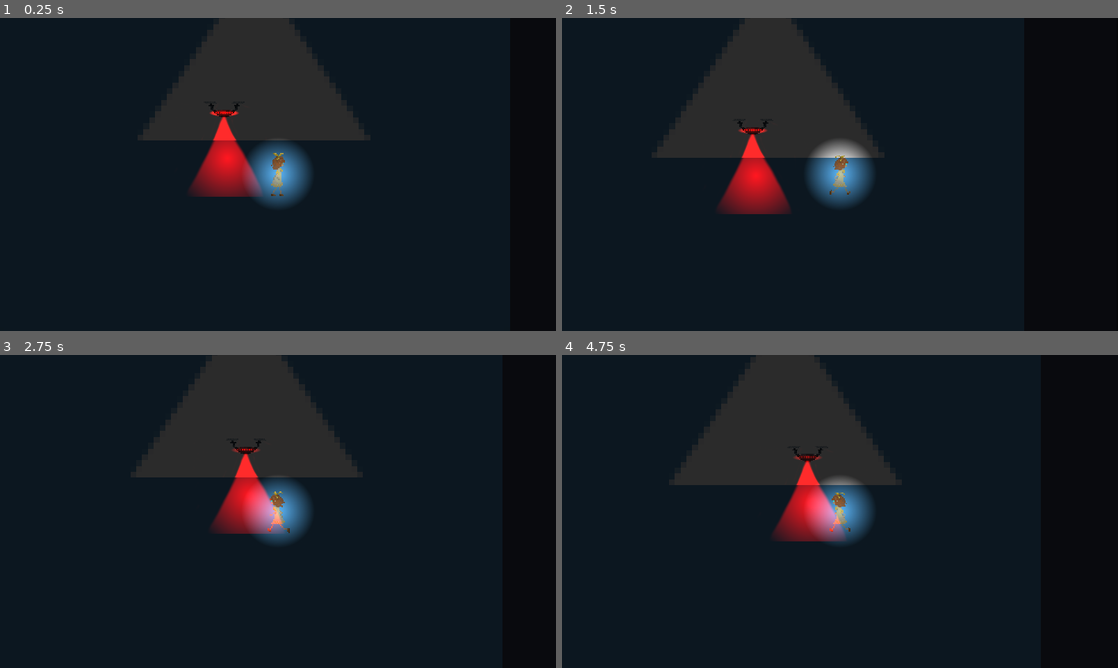
Above: before the commit, frames 1-4 (two rows, left to right).
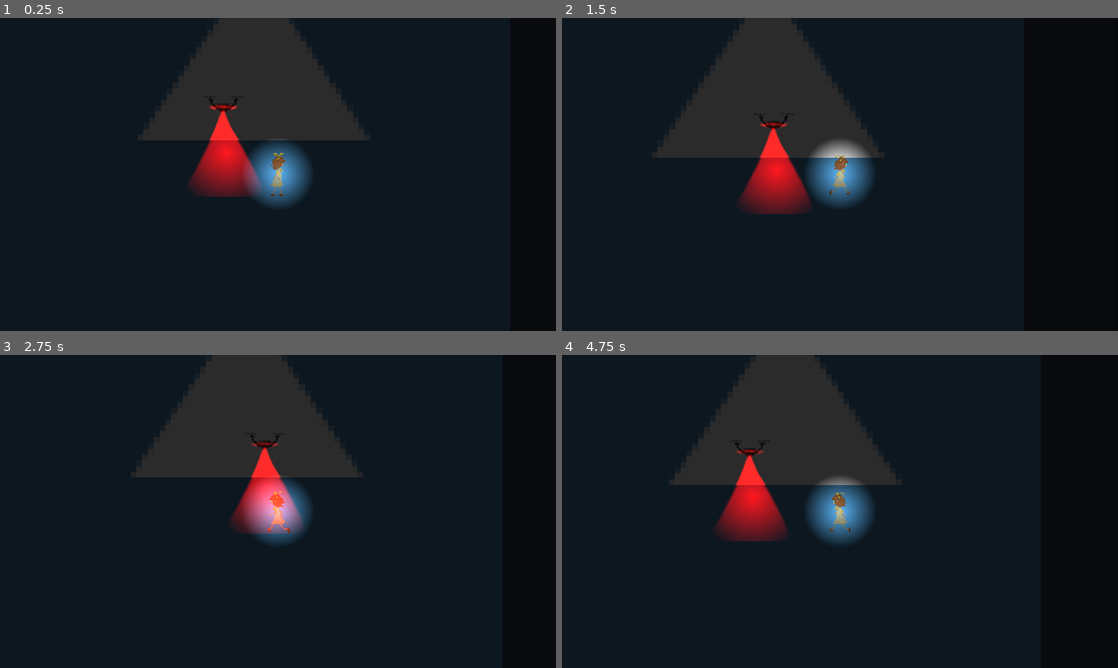
Above: after the commit, the same moments.

Repository: Punniz/Mistrust
Game: Godot game, scene res://world.tscn
Same seed, same stepped clock (60 frames per second), same inputs: the game is played once before the commit and once after it. The engine's default icon, where the game draws it, is replaced by a stand-in: a white triangle on a blue panel in a dark square.
Inputs:
- Up to frame 1 (0.25 s): no input
- Up to frame 2 (1.5 s): tap Enter at 0.5 s; hold Space (interact) 0.53-1.28 s; hold D (move_right) from 0.53 s (still down); tap W (move_up) at 0.77 s; tap Space (interact) at 1.35 s
- Up to frame 3 (2.75 s): tap W (move_up) at 1.52 s; release D (move_right) at 2.03 s; hold A (move_left) from 2.03 s (still down); hold Space (interact) from 2.03 s (still down)
- Up to frame 4 (4.75 s): release A (move_left) at 2.78 s; release Space (interact) at 2.78 s; hold D (move_right) 2.78-4.28 s; tap Space (interact) at 2.85, 4.35 s; tap W (move_up) at 3.02, 3.77, 4.52 s; hold Space (interact) 3.53-4.28 s; hold A (move_left) from 4.28 s (still down)

The runs differ from the first frame. In frame 1, 0.9% of the frame differs, in the area x 33-47%, y 25-58%; in frame 2, 2.7%; in frame 3, 2.5%; in frame 4, 3.9%, in the area x 27-51%, y 28-60%.

Commit message:
Refactor: Bundle path2D into the Drone scene
Also remake animations which broke during the process

Diff:
--- a/scenes/enemies/drone.tscn
+++ b/scenes/enemies/drone.tscn
@@ -1,17 +1,25 @@
-[gd_scene load_steps=9 format=3 uid="uid://bcdm5gabpcat0"]
+[gd_scene load_steps=10 format=3 uid="uid://bcdm5gabpcat0"]
 
 [ext_resource type="Script" path="res://scripts/enemies/drone.gd" id="1_s7l0p"]
 [ext_resource type="Texture2D" uid="uid://7nkswarvlb02" path="res://assets/enemies/drone_spritesheet.png" id="2_uaesl"]
-[ext_resource type="Script" path="res://scripts/player_detector.gd" id="3_5p8le"]
+[ext_resource type="PackedScene" uid="uid://42mretuad31m" path="res://scenes/enemies/player_detector.tscn" id="3_evsxm"]
 [ext_resource type="Texture2D" uid="uid://ddmb3521gjqf" path="res://light_cone_texture.png" id="3_x2l7k"]
 [ext_resource type="Texture2D" uid="uid://djw24iwowpwyv" path="res://light_texture.png" id="4_e6p22"]
 
+[sub_resource type="Curve2D" id="Curve2D_1ntm2"]
+_data = {
+"points": PackedVector2Array(0, 0, 0, 0, 0, 0, 0, 0, 0, 0, 232, 0)
+}
+point_count = 2
+
 [sub_resource type="Animation" id="Animation_da5xi"]
 resource_name = "RESET"
+length = 0.4
+loop_mode = 1
 tracks/0/type = "value"
 tracks/0/imported = false
 tracks/0/enabled = true
-tracks/0/path = NodePath("Sprite2D:frame")
+tracks/0/path = NodePath("PathFollow2D/Sprite2D:frame")
 tracks/0/interp = 1
 tracks/0/loop_wrap = true
 tracks/0/keys = {
@@ -23,24 +31,24 @@
 tracks/1/type = "value"
 tracks/1/imported = false
 tracks/1/enabled = true
-tracks/1/path = NodePath("LedLight:energy")
+tracks/1/path = NodePath("PathFollow2D/LedLight:energy")
 tracks/1/interp = 1
 tracks/1/loop_wrap = true
 tracks/1/keys = {
 "times": PackedFloat32Array(0),
 "transitions": PackedFloat32Array(1),
 "update": 0,
-"values": [5.0]
+"values": [1.0]
 }
 
-[sub_resource type="Animation" id="Animation_xen6m"]
+[sub_resource type="Animation" id="Animation_bjvdb"]
 resource_name = "move"
 length = 0.4
 loop_mode = 1
 tracks/0/type = "value"
 tracks/0/imported = false
 tracks/0/enabled = true
-tracks/0/path = NodePath("Sprite2D:frame")
+tracks/0/path = NodePath("PathFollow2D/Sprite2D:frame")
 tracks/0/interp = 1
 tracks/0/loop_wrap = true
 tracks/0/keys = {
@@ -52,11 +60,11 @@
 tracks/1/type = "value"
 tracks/1/imported = false
 tracks/1/enabled = true
-tracks/1/path = NodePath("LedLight:energy")
-tracks/1/interp = 2
+tracks/1/path = NodePath("PathFollow2D/LedLight:energy")
+tracks/1/interp = 1
 tracks/1/loop_wrap = true
 tracks/1/keys = {
-"times": PackedFloat32Array(0, 0.2),
+"times": PackedFloat32Array(0, 0.1),
 "transitions": PackedFloat32Array(1, 1),
 "update": 0,
 "values": [1.0, 5.0]
@@ -65,68 +73,50 @@
 [sub_resource type="AnimationLibrary" id="AnimationLibrary_0b8hm"]
 _data = {
 "RESET": SubResource("Animation_da5xi"),
-"move": SubResource("Animation_xen6m")
+"move": SubResource("Animation_bjvdb")
 }
 
-[node name="Drone" type="PathFollow2D"]
-position = Vector2(-4, 58)
+[node name="Drone" type="Path2D"]
+curve = SubResource("Curve2D_1ntm2")
+script = ExtResource("1_s7l0p")
+
+[node name="PathFollow2D" type="PathFollow2D" parent="."]
 rotates = false
 loop = false
-script = ExtResource("1_s7l0p")
 
-[node name="Sprite2D" type="Sprite2D" parent="."]
+[node name="Sprite2D" type="Sprite2D" parent="PathFollow2D"]
 texture = ExtResource("2_uaesl")
 hframes = 4
 
-[node name="PlayerDetector" type="Node2D" parent="."]
-script = ExtResource("3_5p8le")
+[node name="PlayerDetector" parent="PathFollow2D" instance=ExtResource("3_evsxm")]
 
-[node name="Area2D" type="Area2D" parent="PlayerDetector"]
-collision_layer = 0
-collision_mask = 16
+[node name="RayCast2D" type="RayCast2D" parent="PathFollow2D/PlayerDetector/Raycasts" index="0"]
+target_position = Vector2(-90, 250)
+collision_mask = 17
 
-[node name="CollisionPolygon2D" type="CollisionPolygon2D" parent="PlayerDetector/Area2D"]
-polygon = PackedVector2Array(0, 0, -90, 250, 90, 250)
+[node name="RayCast2D2" type="RayCast2D" parent="PathFollow2D/PlayerDetector/Raycasts" index="1"]
+target_position = Vector2(-47, 250)
+collision_mask = 17
 
-[node name="Raycasts" type="Node2D" parent="PlayerDetector"]
-modulate = Color(0.764706, 0.764706, 0, 1)
+[node name="RayCast2D3" type="RayCast2D" parent="PathFollow2D/PlayerDetector/Raycasts" index="2"]
+target_position = Vector2(-2, 250)
+collision_mask = 17
 
-[node name="RayCast2D" type="RayCast2D" parent="PlayerDetector/Raycasts"]
-rotation = 0.151123
-target_position = Vector2(-49.3599, 260.399)
+[node name="RayCast2D4" type="RayCast2D" parent="PathFollow2D/PlayerDetector/Raycasts" index="3"]
+target_position = Vector2(46, 250)
 collision_mask = 17
-hit_from_inside = true
 
-[node name="RayCast2D4" type="RayCast2D" parent="PlayerDetector/Raycasts"]
-rotation = 0.151123
-target_position = Vector2(-7.83861, 254.076)
+[node name="RayCast2D5" type="RayCast2D" parent="PathFollow2D/PlayerDetector/Raycasts" index="4"]
+target_position = Vector2(90, 250)
 collision_mask = 17
-hit_from_inside = true
 
-[node name="RayCast2D2" type="RayCast2D" parent="PlayerDetector/Raycasts"]
-target_position = Vector2(0, 250)
-collision_mask = 17
-hit_from_inside = true
-
-[node name="RayCast2D5" type="RayCast2D" parent="PlayerDetector/Raycasts"]
-target_position = Vector2(47, 250)
-collision_mask = 17
-hit_from_inside = true
-
-[node name="RayCast2D3" type="RayCast2D" parent="PlayerDetector/Raycasts"]
-rotation = -0.220131
-target_position = Vector2(31.2871, 263.183)
-collision_mask = 17
-hit_from_inside = true
-
-[node name="LedLight" type="PointLight2D" parent="."]
+[node name="LedLight" type="PointLight2D" parent="PathFollow2D"]
 position = Vector2(0, 12)
 scale = Vector2(0.414062, 0.0937499)
 color = Color(0.8, 0.0156863, 0, 1)
-energy = 5.0
 texture = ExtResource("4_e6p22")
 
-[node name="SpotLight" type="PointLight2D" parent="."]
+[node name="SpotLight" type="PointLight2D" parent="PathFollow2D"]
 position = Vector2(11, 168)
 scale = Vector2(1.52344, 1.52344)
 color = Color(0.862745, 0, 0, 1)
@@ -134,11 +124,11 @@
 shadow_enabled = true
 texture = ExtResource("3_x2l7k")
 
-[node name="AnimationPlayer" type="AnimationPlayer" parent="."]
+[node name="AnimationPlayer" type="AnimationPlayer" parent="PathFollow2D"]
+root_node = NodePath("../..")
 autoplay = "move"
 libraries = {
 "": SubResource("AnimationLibrary_0b8hm")
 }
 
-[connection signal="body_entered" from="PlayerDetector/Area2D" to="PlayerDetector" method="_on_area_2d_body_entered"]
-[connection signal="body_exited" from="PlayerDetector/Area2D" to="PlayerDetector" method="_on_area_2d_body_exited"]
+[editable path="PathFollow2D/PlayerDetector"]
--- /dev/null
+++ b/scenes/enemies/player_detector.tscn
@@ -0,0 +1,19 @@
+[gd_scene load_steps=2 format=3 uid="uid://42mretuad31m"]
+
+[ext_resource type="Script" path="res://scripts/player_detector.gd" id="1_w4ma2"]
+
+[node name="PlayerDetector" type="Node2D"]
+script = ExtResource("1_w4ma2")
+
+[node name="Area2D" type="Area2D" parent="."]
+collision_layer = 0
+collision_mask = 16
+
+[node name="CollisionPolygon2D" type="CollisionPolygon2D" parent="Area2D"]
+polygon = PackedVector2Array(0, 0, -90, 250, 90, 250)
+
+[node name="Raycasts" type="Node2D" parent="."]
+modulate = Color(0.764706, 0.764706, 0, 1)
+
+[connection signal="body_entered" from="Area2D" to="." method="_on_area_2d_body_entered"]
+[connection signal="body_exited" from="Area2D" to="." method="_on_area_2d_body_exited"]
--- a/scripts/enemies/drone.gd
+++ b/scripts/enemies/drone.gd
@@ -1,16 +1,15 @@
-extends PathFollow2D
+extends Path2D
 class_name Drone
 
 
-@export var speed: float = 300.0
+@export var speed: float = 100.0
 
 
-func _ready() -> void:
-	assert(self.get_parent() is Path2D)
+@onready var path_follow: PathFollow2D = $PathFollow2D
 
 
 func _physics_process(delta: float) -> void:
-	if progress_ratio == 0 or progress_ratio == 1:
+	if path_follow.progress_ratio == 0 or path_follow.progress_ratio == 1:
 		speed = -speed
 
-	progress += speed * delta
+	path_follow.progress += speed * delta
--- a/scripts/player_detector.gd
+++ b/scripts/player_detector.gd
@@ -5,15 +5,17 @@
 @onready var raycasts: Node2D = $Raycasts
 
 
+func _ready() -> void:
+	# At least on raycast must be parented to this node!
+	assert(self.raycasts.get_child_count() != 0)
+
+
 func _physics_process(delta: float) -> void:
 	for raycast in raycasts.get_children():
 		if raycast.is_colliding():
-			# Player caught, need to handle game over
+			# Player caught, need to handle GAME OVER
 			if raycast.get_collider() is Player:
 				print("Colliding with player: ", raycast.get_collider())
-			# Debug only, remove when done
-			else:
-				print("Colliding but not with player: ", raycast.get_collider())
 
 
 func _on_area_2d_body_entered(body: Node2D) -> void:
--- a/world.tscn
+++ b/world.tscn
@@ -37,12 +37,6 @@
 
 [sub_resource type="CircleShape2D" id="CircleShape2D_q8jtr"]
 radius = 91.7878
-
-[sub_resource type="Curve2D" id="Curve2D_1ntm2"]
-_data = {
-"points": PackedVector2Array(0, 0, 0, 0, 78, -25, 0, 0, 0, 0, 561, -25)
-}
-point_count = 2
 
 [node name="World" type="Node2D"]
 
@@ -131,13 +125,8 @@
 
 [node name="Enemies" type="Node2D" parent="."]
 
-[node name="Path2D" type="Path2D" parent="Enemies"]
-position = Vector2(322, 394)
-curve = SubResource("Curve2D_1ntm2")
-
-[node name="Drone" parent="Enemies/Path2D" instance=ExtResource("3_qh2mk")]
-position = Vector2(78, -25)
-speed = 40.0
+[node name="Drone" parent="Enemies" instance=ExtResource("5_0vjn5")]
+position = Vector2(383, 349)
 
 [node name="DirectionalLight2D" type="DirectionalLight2D" parent="."]
 energy = 0.0
Not shown: 1 places in world.tscn that only renumber resources
